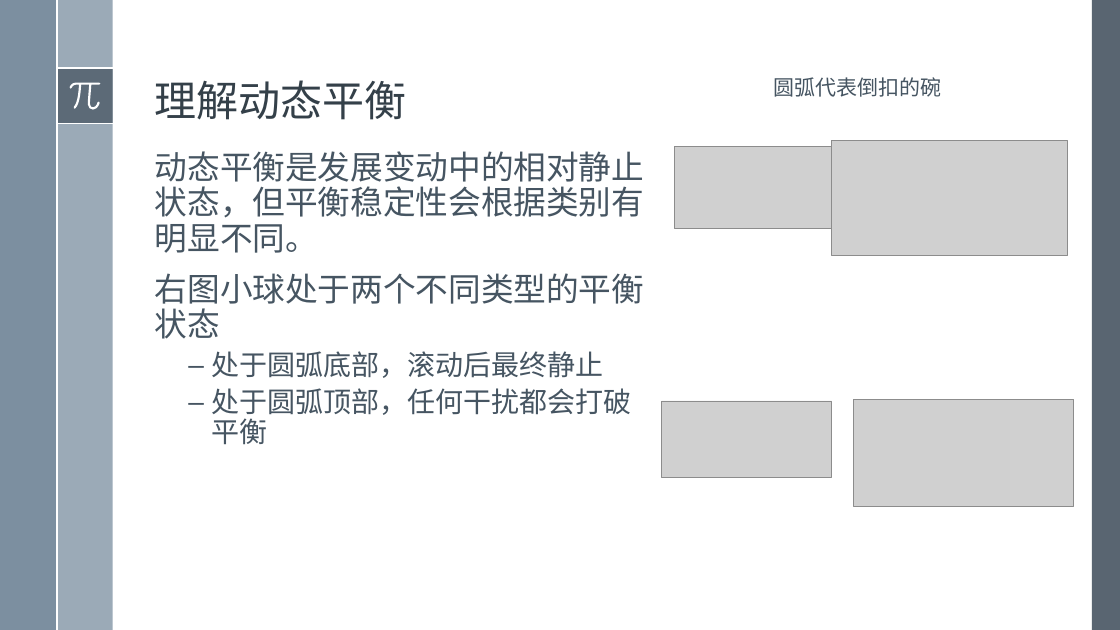
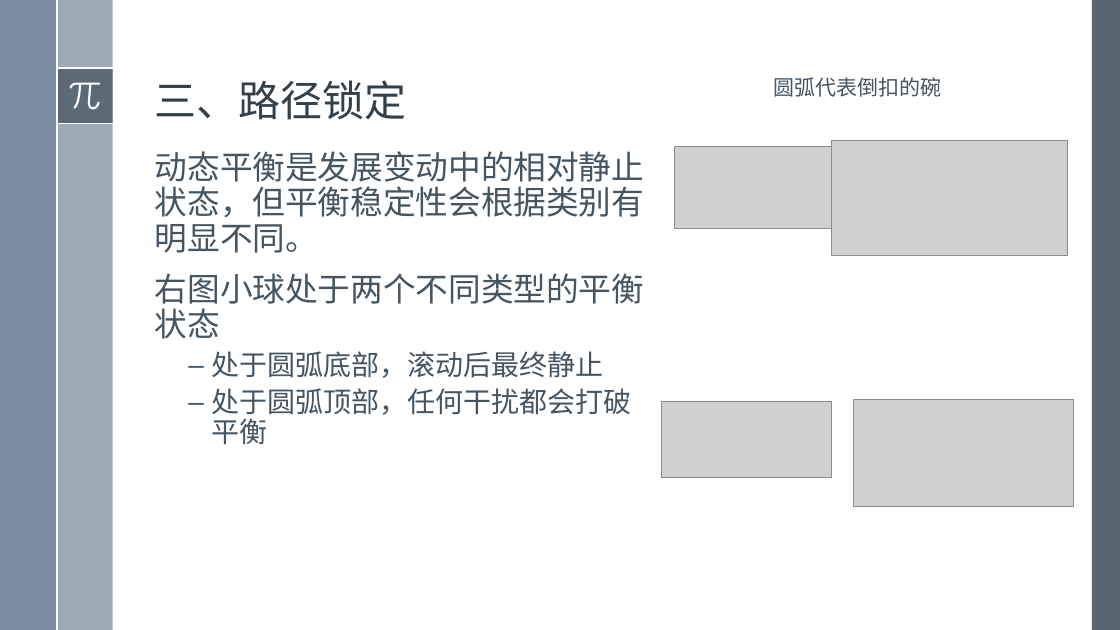
Before and after one commit to exoplanetX/SystemDynamics, a slide deck: slide 7 of 系统仿真-10- 正反馈和路径依赖（编写中）.pptx (slide 8 before the commit). Drawn at 1120x630 pixels with LibreOffice and Linux fonts; fonts in the diff are those of the drawing; grey boxes stand for pictures. Boxes give left, top, right and bottom in pixels: in the first picture for what was removed or moved away, otherwise in the second. Text is boxed around its words. In the diff, an @@ line names an element or a change of style, - is before the commit and + after.

```diff
--- a/系统仿真-10- 正反馈和路径依赖（编写中）.pptx
+++ b/系统仿真-10- 正反馈和路径依赖（编写中）.pptx
@@ title at [155, 80, 407, 120]: text changed @@
-理解动态平衡
+三、路径锁定
```
Also in this commit, not shown: 5 other slides changed, 1 slide added, 2 slides removed, 1 other file.
